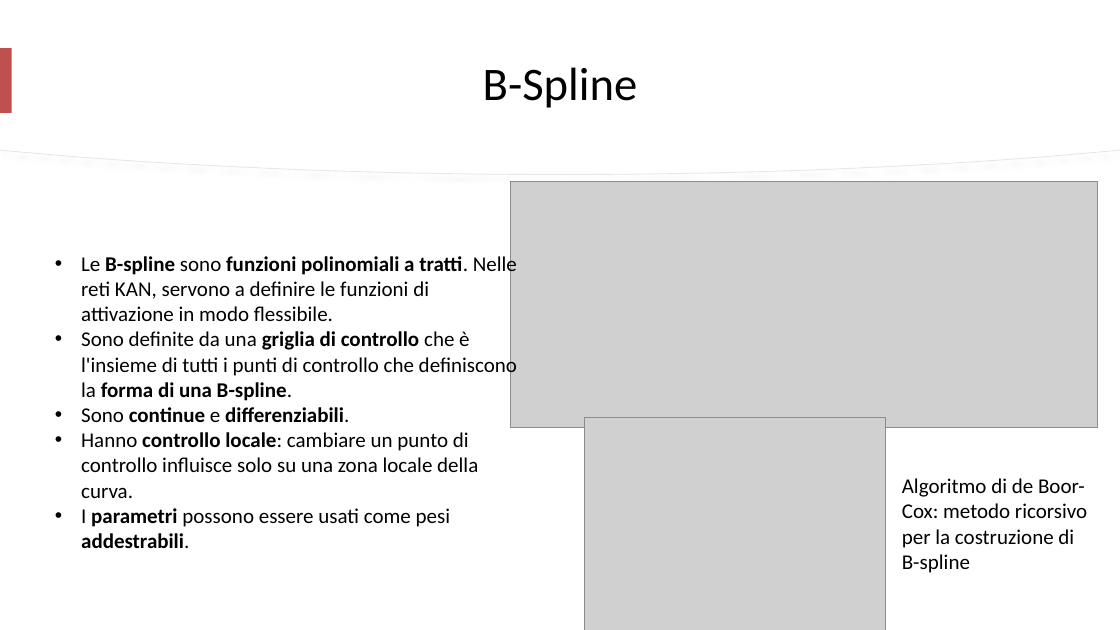
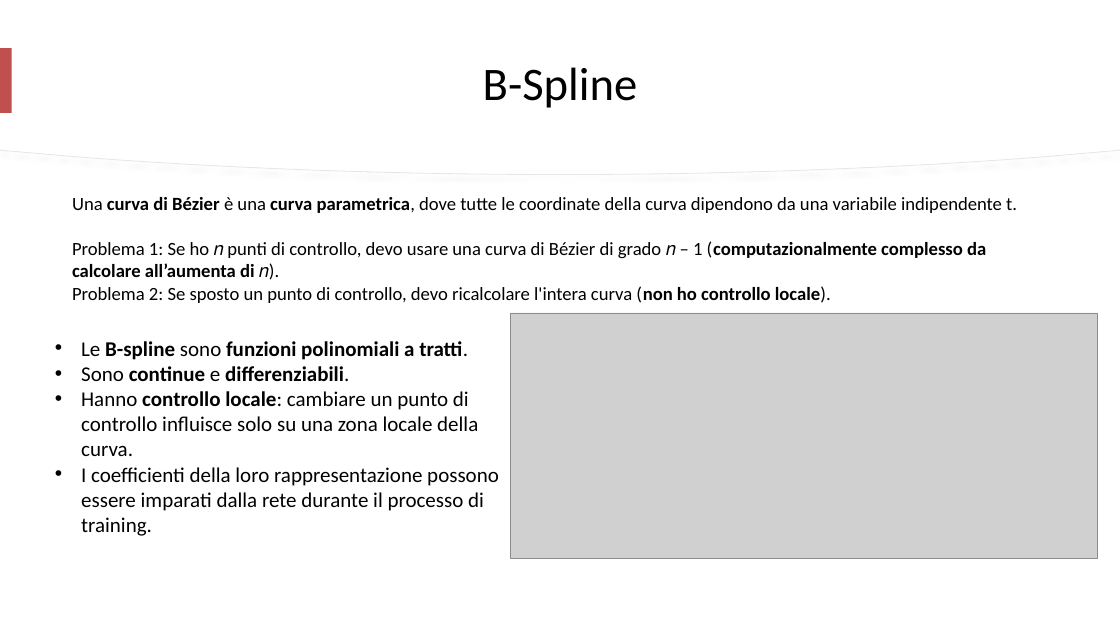
Before and after one commit to mtomas03/Thesis_Paper, a slide deck: slide 5 of Presentation.pptx (slide 7 before the commit). Drawn at 1120x630 pixels with LibreOffice and Linux fonts; fonts in the diff are those of the drawing; grey boxes stand for pictures. Boxes give left, top, right and bottom in pixels: in the first picture for what was removed or moved away, otherwise in the second. Text is boxed around its words. In the diff, an @@ line names an element or a change of style, - is before the commit and + after.

```diff
--- a/Presentation.pptx
+++ b/Presentation.pptx
@@ text added at bbox=[72, 197, 1017, 303], 16 pt, text #000000 @@
+Una curva di Bézier è una curva parametrica, dove tutte le coordinate della curva dipendono da una variabile indipendente t.
+Problema 1: Se ho 𝑛 punti di controllo, devo usare una curva di Bézier di grado 𝑛 – 1 (computazionalmente complesso da calcolare all’aumenta di 𝑛).
+Problema 2: Se sposto un punto di controllo, devo ricalcolare l'intera curva (non ho controllo locale).
@@ picture: place and size @@
-picture at bbox=[511, 181, 1098, 428]
+picture at bbox=[511, 313, 1098, 560]
@@ text "Le B-spline sono funzioni polinomiali ...": place and size @@
-text "Le B-spline sono funzioni polinomiali ..." at bbox=[81, 253, 517, 548]
+text "Le B-spline sono funzioni polinomiali ..." at bbox=[81, 341, 499, 536]
@@ text at bbox=[81, 341, 468, 360]: text changed; bold on @@
-• Le B-spline sono funzioni polinomiali a tratti. Nelle reti KAN, servono a definire le funzioni di attivazione in modo flessibile.
-• Sono definite da una griglia di controllo che è l'insieme di tutti i punti di controllo che definiscono la forma di una B-spline.
+• Le B-spline sono funzioni polinomiali a tratti.
@@ picture removed at bbox=[585, 418, 886, 630] @@
@@ text at bbox=[81, 467, 499, 536]: text changed @@
-• I parametri possono essere usati come pesi addestrabili.
+• I coefficienti della loro rappresentazione possono essere imparati dalla rete durante il processo di training.
@@ text removed at bbox=[902, 478, 1087, 573] @@
-Algoritmo di de Boor-Cox: metodo ricorsivo per la costruzione di B-spline
```
Also in this commit, not shown: 16 other slides changed, 4 slides removed, 1 other file.
